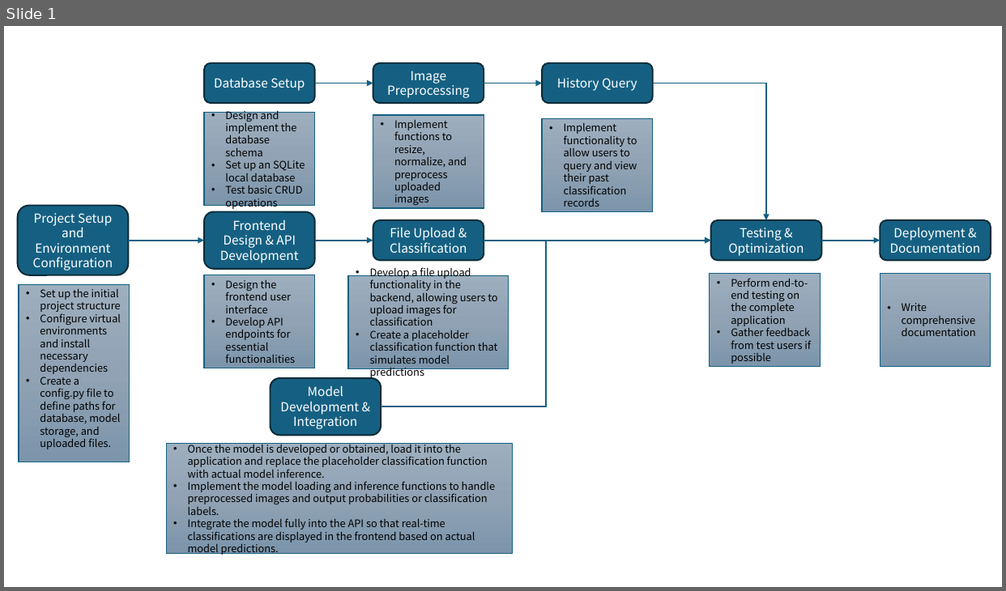
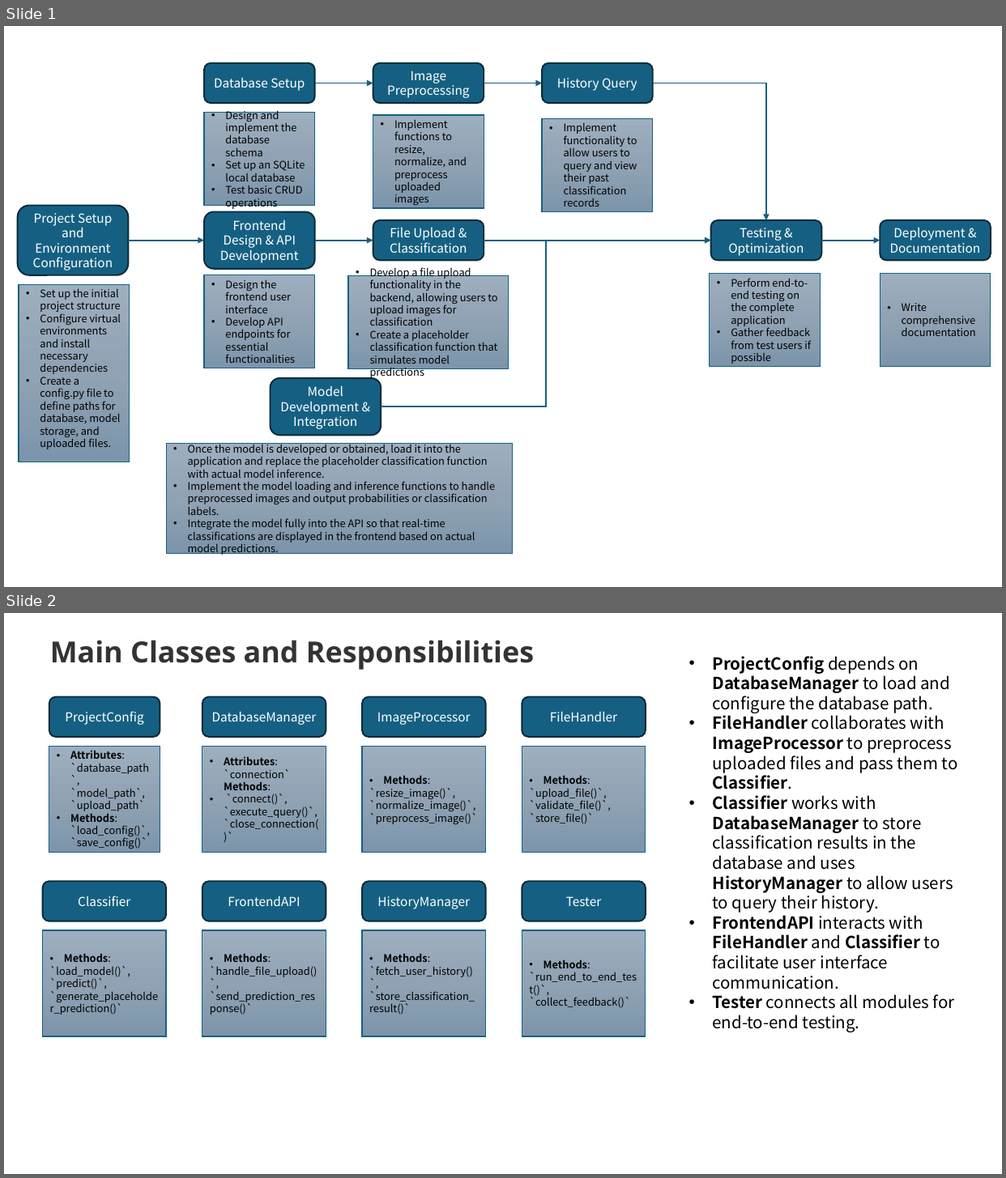
Before and after one commit to JerryLi4533/Project-11-SkinCancerClassification, a slide deck: Workflow/Skin Cancer Classification Application Development Workflow.pptx. Shown one above the other, each under a label of ours: slide 1 before the commit, slides 1 and 2 after it. The pictures are 1006x591 and 1006x1178 pixels, drawn with LibreOffice and Linux fonts; fonts in the diff are those of the drawing. Boxes give left, top, right and bottom in pixels: in the first picture for what was removed or moved away, otherwise in the second. Text is boxed around its words. In the diff, an @@ line names an element or a change of style, - is before the commit and + after.

```diff
--- a/Workflow/Skin Cancer Classification Application Development Workflow.pptx
+++ b/Workflow/Skin Cancer Classification Application Development Workflow.pptx
@@ slide 2 added at [4, 613, 1002, 1174], background #FFFFFF @@
@@ text added at [50, 640, 534, 670], 28 pt, text #333333, bold @@
+Main Classes and Responsibilities
@@ text added at [713, 656, 958, 1033], 16 pt, text #000000 @@
+• ProjectConfig depends on DatabaseManager to load and configure the database path.
+• FileHandler collaborates with ImageProcessor to preprocess uploaded files and pass them to Classifier.
+• Classifier works with DatabaseManager to store classification results in the database and uses HistoryManager to allow users to query their history.
+• FrontendAPI interacts with FileHandler and Classifier to facilitate user interface communication.
+• Tester connects all modules for end-to-end testing.
@@ rounded rectangle added at [49, 697, 160, 736], fill #156082, outline #092A39 1.5 pt, 12 pt, text #FFFFFF @@
+ProjectConfig
@@ rounded rectangle added at [202, 697, 326, 736], fill #156082, outline #092A39 1.5 pt, 12 pt, text #FFFFFF @@
+DatabaseManager
@@ rounded rectangle added at [362, 697, 485, 736], fill #156082, outline #092A39 1.5 pt, 12 pt, text #FFFFFF @@
+ImageProcessor
@@ rounded rectangle added at [522, 697, 646, 736], fill #156082, outline #092A39 1.5 pt, 12 pt, text #FFFFFF @@
+FileHandler
@@ rectangle added at [49, 747, 160, 853], fill gradient #9EAFBF to #91A3B4 to #7C95AB, outline #156082 1 pt, 10 pt, text #000000 @@
+• Attributes: `database_path`, `model_path`, `upload_path`
+• Methods: `load_config()`, `save_config()`
@@ rectangle added at [202, 747, 326, 853], fill gradient #9EAFBF to #91A3B4 to #7C95AB, outline #156082 1 pt, 10 pt, text #000000 @@
+• Attributes: `connection` Methods:
+• `connect()`, `execute_query()`, `close_connection()`
@@ rectangle added at [362, 747, 485, 853], fill gradient #9EAFBF to #91A3B4 to #7C95AB, outline #156082 1 pt, 10 pt, text #000000 @@
+• Methods:
+`resize_image()`, `normalize_image()`, `preprocess_image()`
@@ rectangle added at [522, 747, 646, 853], fill gradient #9EAFBF to #91A3B4 to #7C95AB, outline #156082 1 pt, 10 pt, text #000000 @@
+• Methods:
+`upload_file()`, `validate_file()`, `store_file()`
@@ rounded rectangle added at [43, 882, 167, 922], fill #156082, outline #092A39 1.5 pt, 12 pt, text #FFFFFF @@
+Classifier
@@ rounded rectangle added at [202, 882, 326, 922], fill #156082, outline #092A39 1.5 pt, 12 pt, text #FFFFFF @@
+FrontendAPI
@@ rounded rectangle added at [362, 882, 485, 922], fill #156082, outline #092A39 1.5 pt, 12 pt, text #FFFFFF @@
+HistoryManager
@@ rounded rectangle added at [522, 882, 646, 922], fill #156082, outline #092A39 1.5 pt, 12 pt, text #FFFFFF @@
+Tester
@@ rectangle added at [43, 931, 167, 1037], fill gradient #9EAFBF to #91A3B4 to #7C95AB, outline #156082 1 pt, 10 pt, text #000000 @@
+• Methods:
+`load_model()`, `predict()`, `generate_placeholder_prediction()`
@@ rectangle added at [202, 931, 326, 1037], fill gradient #9EAFBF to #91A3B4 to #7C95AB, outline #156082 1 pt, 10 pt, text #000000 @@
+• Methods:
+`handle_file_upload()`, `send_prediction_response()`
@@ rectangle added at [362, 931, 485, 1037], fill gradient #9EAFBF to #91A3B4 to #7C95AB, outline #156082 1 pt, 10 pt, text #000000 @@
+• Methods:
+`fetch_user_history()`, `store_classification_result()`
@@ rectangle added at [522, 931, 646, 1037], fill gradient #9EAFBF to #91A3B4 to #7C95AB, outline #156082 1 pt, 10 pt, text #000000 @@
+• Methods:
+`run_end_to_end_test()`, `collect_feedback()`
```
Also in this commit, not shown: 2 other files.
